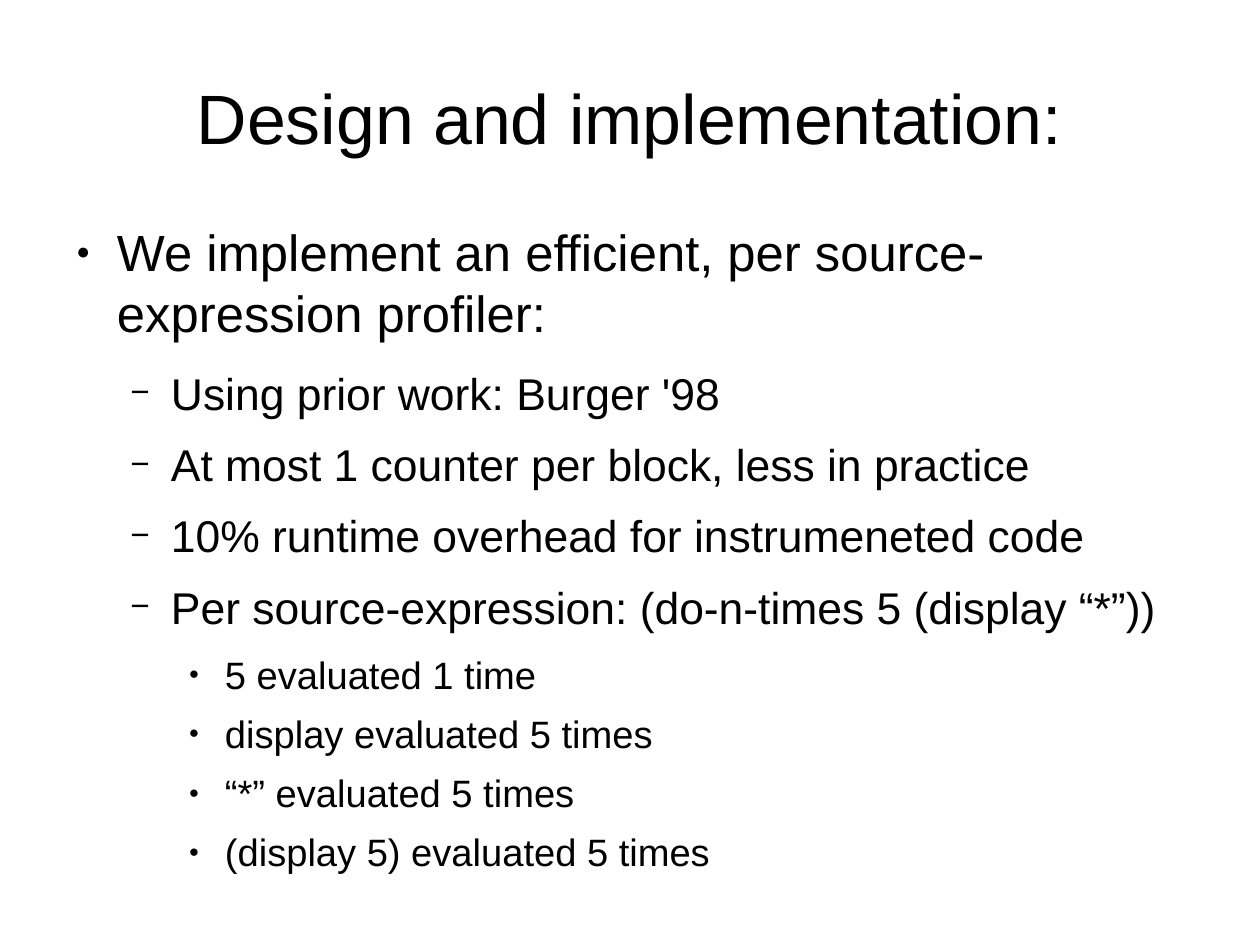
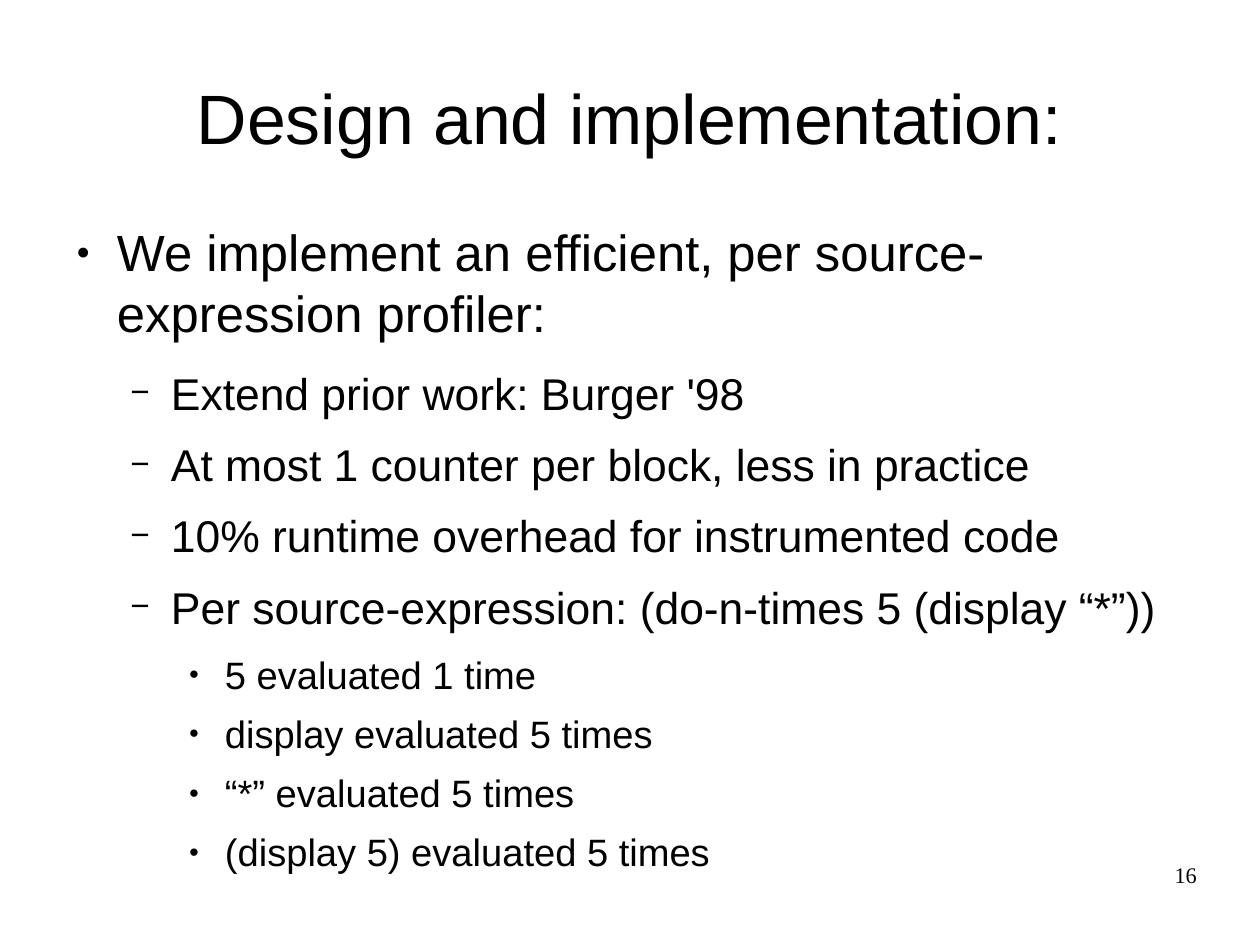
Before and after one commit to wilbowma/pgmp, a slide deck: slide 16 of profile-directed-meta-programming.odp (slide 18 before the commit). Drawn at 1260x945 pixels with LibreOffice and Linux fonts; fonts in the diff are those of the drawing. Boxes give left, top, right and bottom in pixels: in the first picture for what was removed or moved away, otherwise in the second. Text is boxed around its words. In the diff, an @@ line names an element or a change of style, - is before the commit and + after.

```diff
--- a/profile-directed-meta-programming.odp
+++ b/profile-directed-meta-programming.odp
@@ text at [171,377,745,419]: text changed @@
-  − Using prior work: Burger '98
+  − Extend prior work: Burger '98
@@ text at [171,519,1059,553]: text changed @@
-  − 10% runtime overhead for instrumeneted code
+  − 10% runtime overhead for instrumented code
@@ page number added at [1175,868,1197,884], 14 pt, text #000000 @@
+16
```
Also in this commit, not shown: 26 other slides changed, 14 slides added, 3 slides removed, 1 other file.
